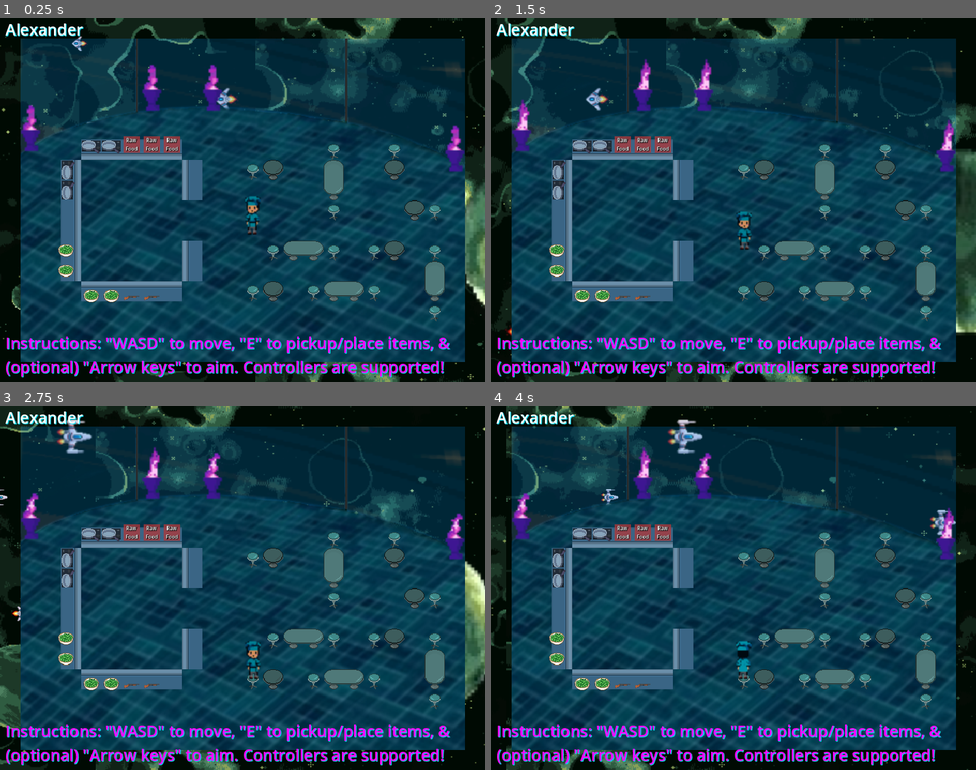
Above: before the commit, frames 1-4 (two rows, left to right).
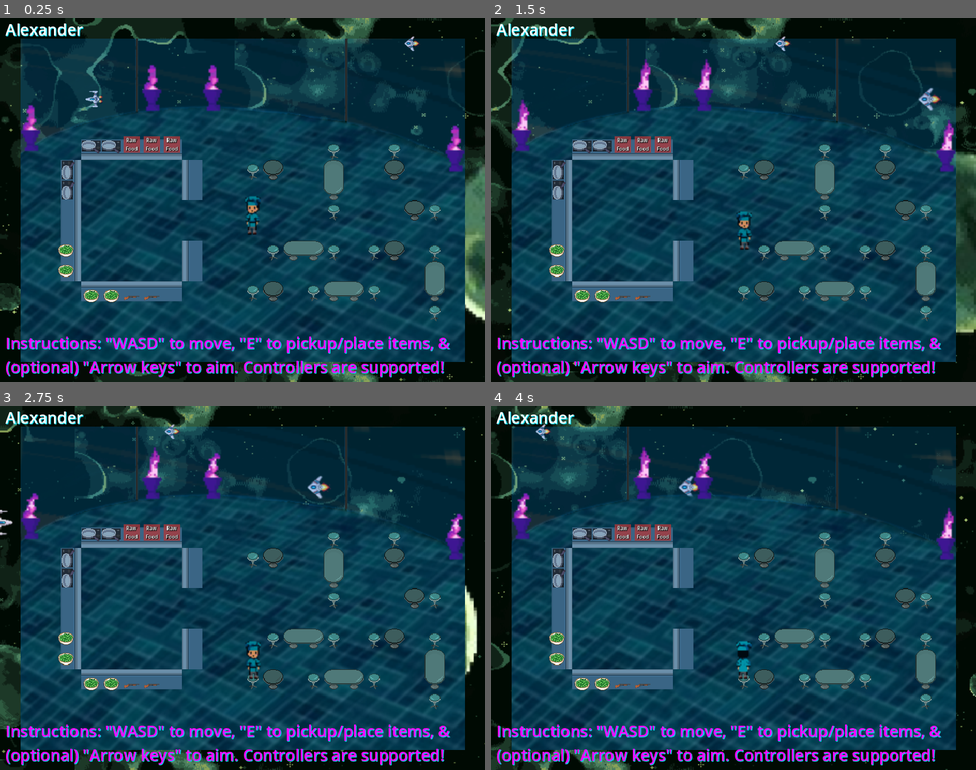
Above: after the commit, the same moments.

Repository: Alexander-Worley/Outer-Plates
Game: Godot game, scene res://DevScenes/Alexander/Alexander.tscn
Same seed, same stepped clock (60 frames per second), same inputs: the game is played once before the commit and once after it. This scene is started directly instead of the project's main scene.
Inputs:
- Up to frame 1 (0.25 s): no input
- Up to frame 2 (1.5 s): hold Right (face_right) 0.53-1.28 s; hold E (pickup) 0.53-1.28 s; hold S (down) from 1.28 s (still down); tap E (pickup) at 1.35 s
- Up to frame 3 (2.75 s): release S (down) at 2.03 s; hold Right (face_right) from 2.03 s (still down); hold E (pickup) from 2.03 s (still down)
- Up to frame 4 (4 s): release Right (face_right) at 2.78 s; release E (pickup) at 2.78 s; hold Up (face_up) 2.78-3.53 s; tap E (pickup) at 2.85 s; hold Left (face_left) from 3.53 s (still down); hold E (pickup) from 3.53 s (still down)

The runs differ from the first frame. In frame 1, 6.7% of the frame differs, in the area x 0-100%, y 0-100%; in frame 2, 6.8%; in frame 3, 6.8%; in frame 4, 4.9%.

Commit message:
Improved stove code

Diff:
--- a/DevScenes/Alexander/Alexander.tscn
+++ b/DevScenes/Alexander/Alexander.tscn
@@ -18,7 +18,7 @@
 [node name="Environment" type="Node2D" parent="."]
 
 [node name="Background" parent="Environment" instance=ExtResource("1_1fft2")]
-scroll_offset = Vector2(-693075, 0)
+scroll_offset = Vector2(-698868, 0)
 Planet = "Green Planet"
 
 [node name="Prototype 2" type="Label" parent="Environment/Background"]
--- a/Scenes/Restaurant/PlainSurface/plainSurface.gd
+++ b/Scenes/Restaurant/PlainSurface/plainSurface.gd
@@ -13,6 +13,9 @@
 @export var texture: Texture2D = null
 
 func _ready():
+	initialize()
+
+func initialize():
 	if texture: $Surface.texture = texture
 	var collision: StaticBody2D = get_node("StaticBody2D")
 	if collision: collision.scale = Vector2(width, height)
@@ -80,4 +83,4 @@
 
 func _physics_process(_delta):
 	# Update sprite in the editor interface
-	if Engine.is_editor_hint(): _ready()
+	if Engine.is_editor_hint(): initialize()
--- a/Scenes/Restaurant/Stove/stove.gd
+++ b/Scenes/Restaurant/Stove/stove.gd
@@ -9,6 +9,16 @@
 @onready var cookingTimer = $CookingTimer
 @onready var stoveTop = $Surface/StoveTop
 @onready var smoke = $Surface/StoveTop/Pan/Smoke
+
+func _ready():
+	initialize()
+	stoveTop.texture = STOVE_TOP_SPRITES[isCooking]
+	if isCooking:
+		smoke.show()
+		get_node("Surface/StoveTop/Pan/Smoke").play()
+	else:
+		smoke.hide()
+		get_node("Surface/StoveTop/Pan/Smoke").stop()
 
 # Given a holdable, set it on the surface
 # Return true if successful and false if not successful
@@ -46,7 +56,3 @@
 	stop_cooking()
 	holdablesOnSurface[0].increase_doneness()
 	begin_cooking()
-
-func _physics_process(_delta):
-	# Update sprite in the editor interface
-	if Engine.is_editor_hint(): _ready()
--- a/Scenes/Restaurant/Stove/stove.tscn
+++ b/Scenes/Restaurant/Stove/stove.tscn
@@ -67,7 +67,6 @@
 texture = ExtResource("5_v1gc7")
 
 [node name="Smoke" type="AnimatedSprite2D" parent="Surface/StoveTop/Pan"]
-visible = false
 z_index = 1
 position = Vector2(0, -8)
 sprite_frames = SubResource("SpriteFrames_gva8m")
